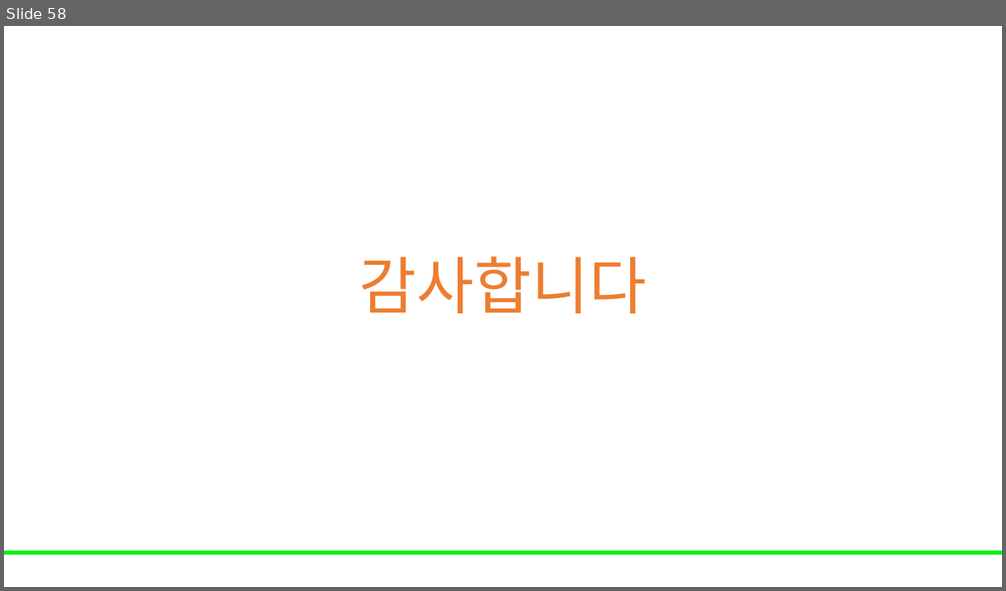
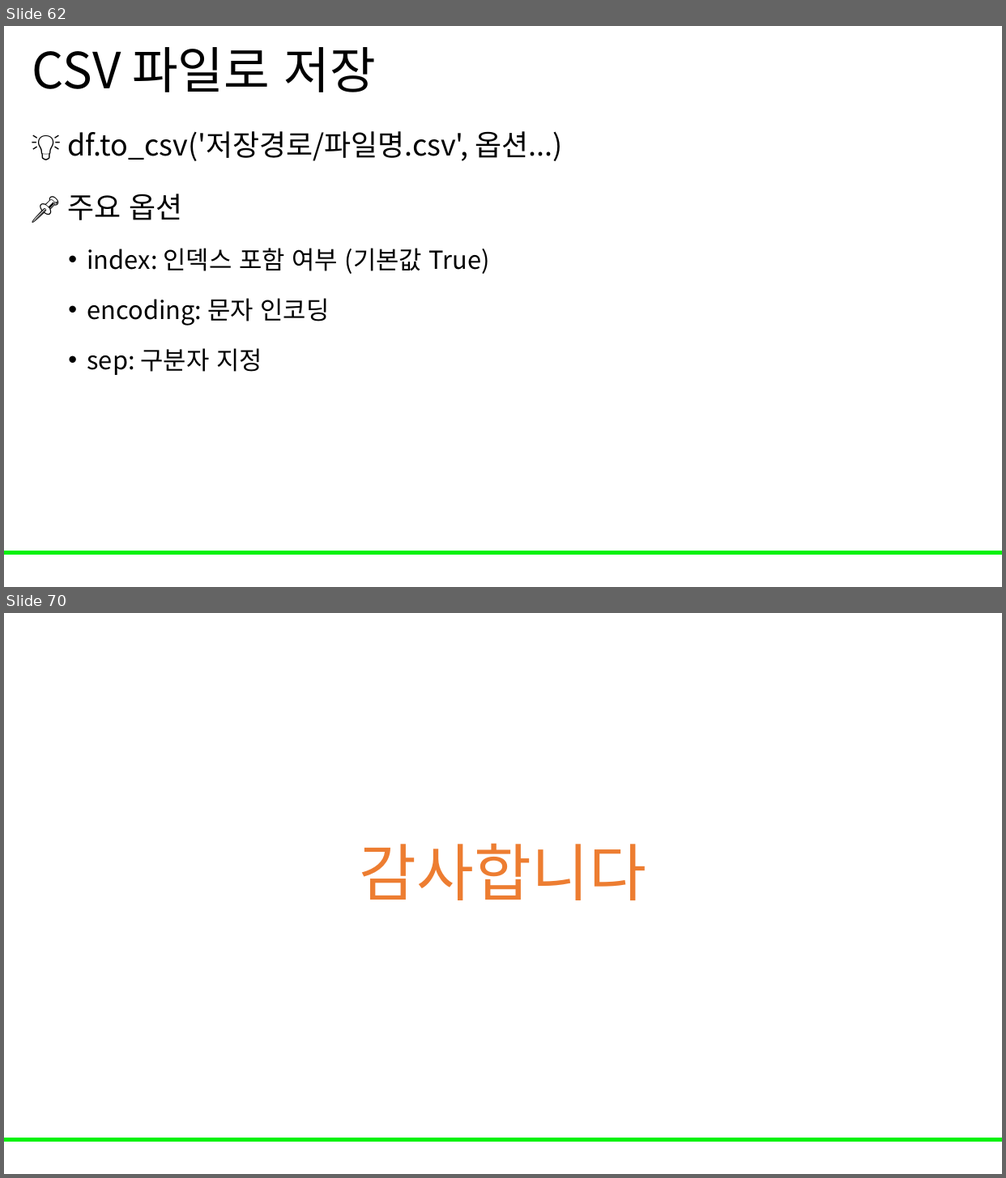
Before and after one commit to Leader-Lesson/KDT_RE_5th, a slide deck: material/3_데이터분석/05_pandas.pptx. Shown one above the other, each under a label of ours: slide 58 before the commit, slides 62 and 70 after it; the slides between them are not shown. The pictures are 1006x591 and 1006x1178 pixels, drawn with LibreOffice and Linux fonts; fonts in the diff are those of the drawing; background and template pictures are left out. Boxes give left, top, right and bottom in pixels: in the first picture for what was removed or moved away, otherwise in the second. Text is boxed around its words. In the diff, an @@ line names an element or a change of style, - is before the commit and + after.

```diff
--- a/material/3_데이터분석/05_pandas.pptx
+++ b/material/3_데이터분석/05_pandas.pptx
@@ slide 62 added at (4, 26, 1002, 587), background #FFFFFF; not listed: 1 template element that a slide beside it also shows @@
@@ title added at (32, 47, 375, 92), 48 pt, text #000000 @@
+CSV 파일로 저장
@@ text added at (67, 131, 562, 375), 24 pt, text #000000 @@
+💡 df.to_csv('저장경로/파일명.csv', 옵션...)
+📌 주요 옵션
+  • index: 인덱스 포함 여부 (기본값 True)
+  • encoding: 문자 인코딩
+  • sep: 구분자 지정
@@ what was slide 58 is now slide 70 @@
```
Also in this commit, not shown: 49 slides changed, 11 other slides added, 2 other files.
